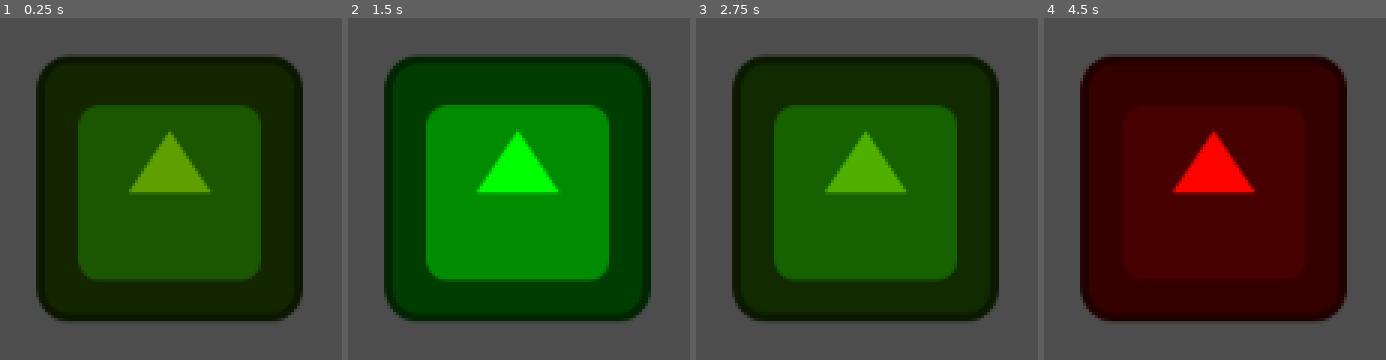
Above: before the commit, frames 1-4 (left to right).
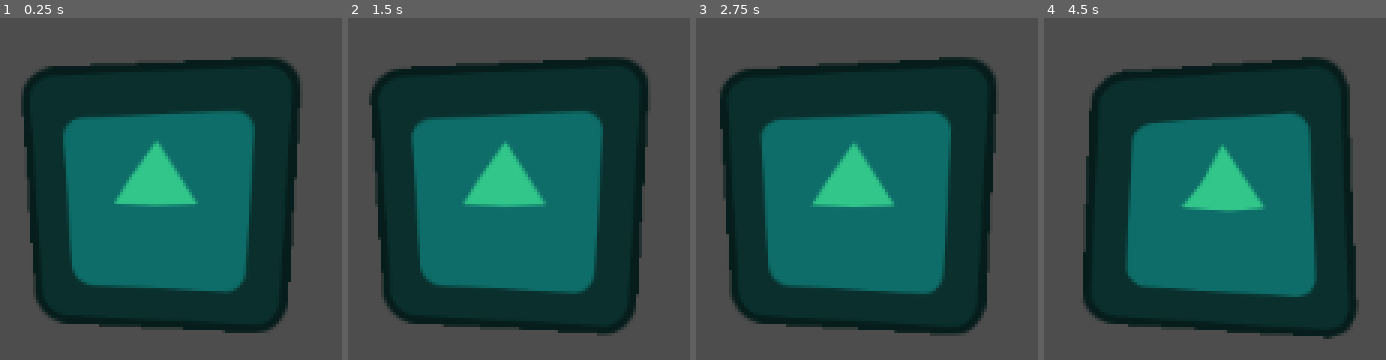
Above: after the commit, the same moments.

Repository: DuarteMendonca24/GodotShaders101
Game: Godot game, scene res://scenes/shaders_101.tscn
Two runs of this game, one before a commit and one after it. Both use one fixed random seed, a clock stepped at 60 frames per second and the inputs below. The engine's default icon, where the game draws it, is replaced by a stand-in: a white triangle on a blue panel in a dark square.
Inputs:
- Up to frame 1 (0.25 s): no input
- Up to frame 2 (1.5 s): no input
- Up to frame 3 (2.75 s): no input
- Up to frame 4 (4.5 s): no input

The runs differ from the first frame. In frame 1, 63% of the frame differs, in the area x 6-89%, y 10-93%; in frame 2, 63%; in frame 3, 63%; in frame 4, 64%, in the area x 10-93%, y 10-94%.

Commit message:
Uniforms

Diff:
--- a/scenes/shaders_101.tscn
+++ b/scenes/shaders_101.tscn
@@ -5,6 +5,10 @@
 
 [sub_resource type="ShaderMaterial" id="ShaderMaterial_w0j50"]
 shader = ExtResource("1_cefco")
+shader_parameter/my_float = 10.0
+shader_parameter/my_int = 0
+shader_parameter/my_bool = false
+shader_parameter/my_color = Color(0.196078, 0.776471, 0.545098, 1)
 
 [node name="Shaders101" type="Node2D"]
 
--- a/shaders/my_first_shader.gdshader
+++ b/shaders/my_first_shader.gdshader
@@ -1,6 +1,18 @@
 shader_type canvas_item;
 // canvas_item tells godot it is for 2D, spatial is for 3D
 // ivec vector for int , bvec vector for bool
+
+group_uniforms FirstGroup;
+// uniform can be used anywhere in the shader, but we cant redifine it's value
+// useful to get information into the shader from outside
+uniform float my_float: hint_range(0.0, 10.0) = 7.0;
+//thrid parameter of hint is how much the value increasees in the slider
+group_uniforms FirstGroup.SubGroup;
+uniform int my_int: hint_range(0, 200,5) = 10;
+
+group_uniforms SecondGroup;
+uniform bool my_bool;
+uniform vec4 my_color: source_color;
 
 void vertex() {
 	// Called for every vertex the material is visible on.
@@ -11,10 +23,10 @@
 	}
 
 	if (VERTEX.x < 0.0 && VERTEX.y < 0.0 || VERTEX.x > 0.0 && VERTEX.y > 0.0){
-		float speed = 10.0;
+		float speed = my_float;
 		// *10.0 is basically the radius, we can incresae or decrease to make a larger
 		// or smaller circle
-		//VERTEX += vec2(cos(TIME*speed)*10.0,sin(TIME*speed)*10.0);
+		VERTEX += vec2(cos(TIME*speed)*10.0,sin(TIME*speed)*10.0);
 	}
 	// Makes it go in circles, think of the trignometric circle, sin between
 	// -1 and 1 in the y axis and cos between -1 and 1 in the x axis
@@ -48,7 +60,9 @@
 	// notice on the bottom right the values x and y are both 1, so it's yellow
 	//COLOR = vec4(UV.x,UV.y,0.0,1.0);
 
-	COLOR = texture(TEXTURE, UV) * output_color;
+	//COLOR = texture(TEXTURE, UV) * output_color;
+
+	COLOR = texture(TEXTURE, UV) * my_color;
 }
 
 //void light() {
